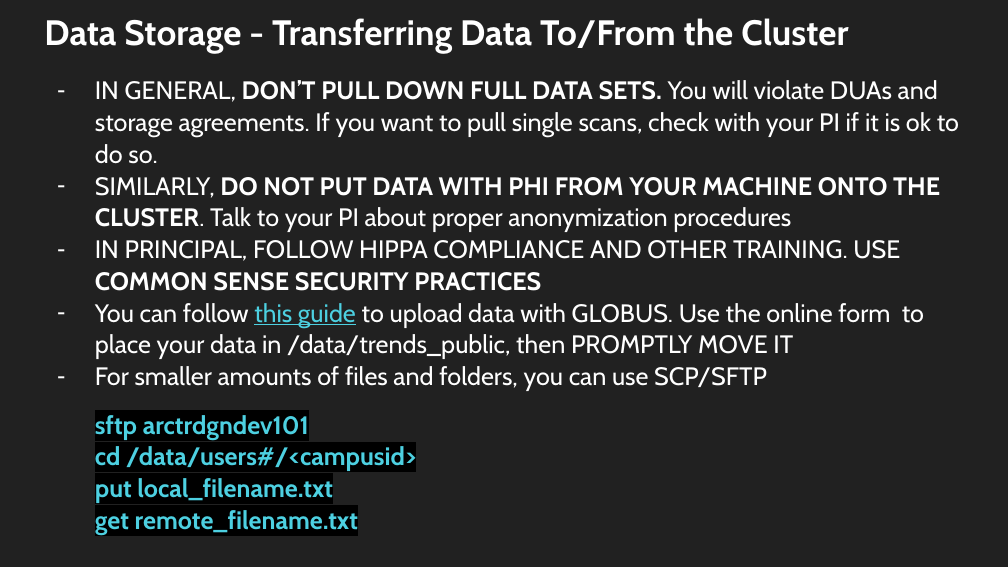
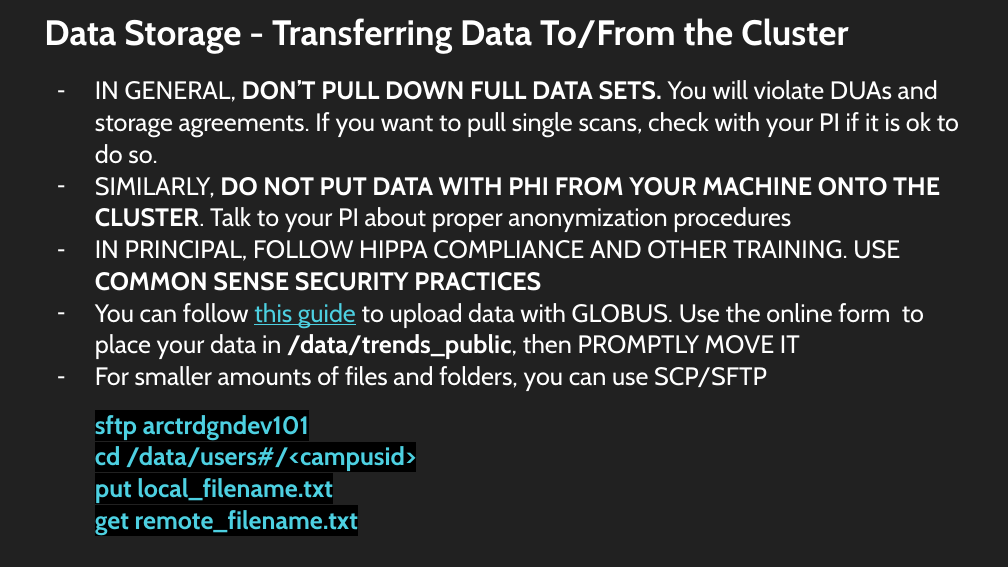
Before and after one commit to trendscenter/ClusterWorkshop, a slide deck: slide 22 of Cluster_Introduction.pptx. Drawn at 1008x567 pixels with LibreOffice and Linux fonts; fonts in the diff are those of the drawing. Boxes give left, top, right and bottom in pixels: in the first picture for what was removed or moved away, otherwise in the second. Text is boxed around its words. In the diff, an @@ line names an element or a change of style, - is before the commit and + after.

```diff
--- a/Cluster_Introduction.pptx
+++ b/Cluster_Introduction.pptx
@@ text at (x1=95, y1=303, x2=924, y2=359): bold on in "/data/trends_public," @@
```
Also in this commit, not shown: 1 other slide changed, 2 slides added, 1 slide removed, 1 other file.
